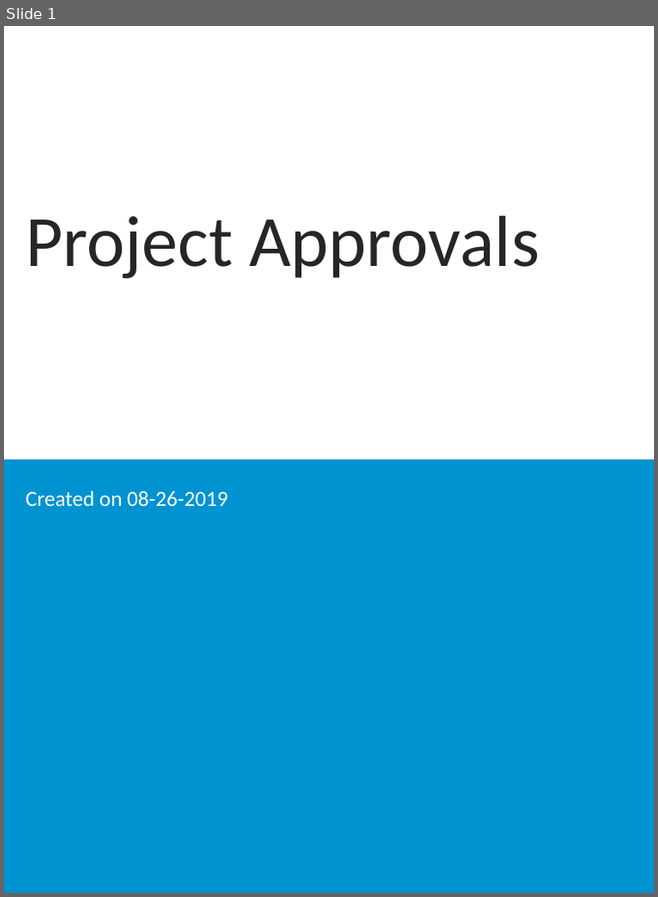
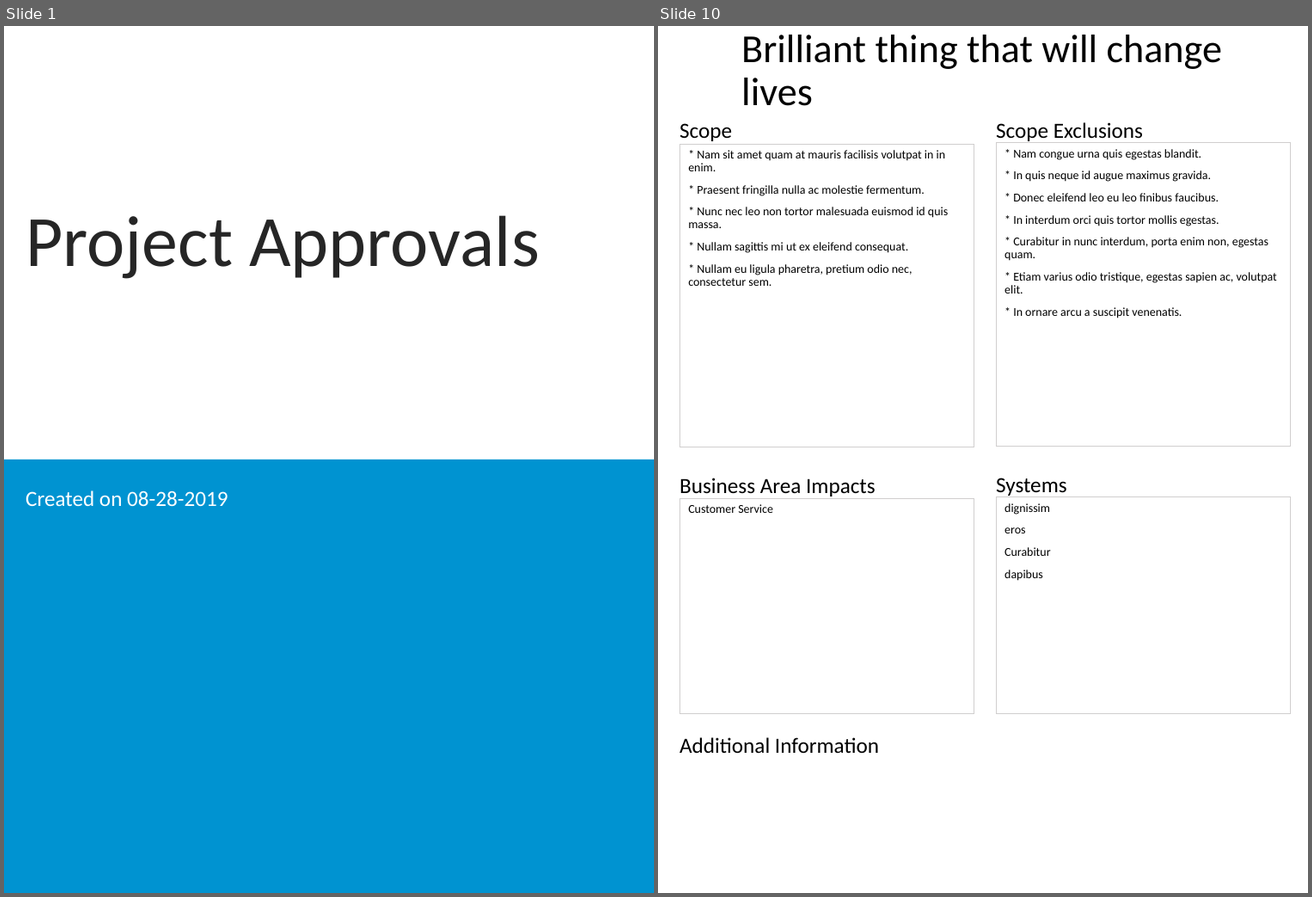
Before and after one commit to spikewood/Project-Report-Generator, a slide deck: ppt_output.pptx. Shown side by side, each under a label of ours: slide 1 before the commit, slides 1 and 10 after it; the slides between them are not shown. The pictures are 658x897 and 1312x897 pixels, drawn with LibreOffice and Linux fonts; fonts in the diff are those of the drawing; background and template pictures are left out. Boxes give left, top, right and bottom in pixels: in the first picture for what was removed or moved away, otherwise in the second. Text is boxed around its words. In the diff, an @@ line names an element or a change of style, - is before the commit and + after.

```diff
--- a/ppt_output.pptx
+++ b/ppt_output.pptx
@@ slide 10 added at bbox=[658, 26, 1308, 893], background #FFFFFF @@
@@ title added at bbox=[741, 35, 1222, 106], 33 pt, text #000000 @@
+Brilliant thing that will change lives
@@ text added at bbox=[680, 123, 732, 141], 18 pt, text #000000 @@
+Scope
@@ text added at bbox=[996, 122, 1143, 144], 18 pt, text #000000 @@
+Scope Exclusions
@@ text added at bbox=[680, 144, 974, 447], outline #D0CECE 0.75 pt, 10 pt, text #000000 @@
+* Nam sit amet quam at mauris facilisis volutpat in in enim.
+* Praesent fringilla nulla ac molestie fermentum.
+* Nunc nec leo non tortor malesuada euismod id quis massa.
+* Nullam sagittis mi ut ex eleifend consequat.
+* Nullam eu ligula pharetra, pretium odio nec, consectetur sem.
@@ text added at bbox=[996, 143, 1291, 447], outline #D0CECE 0.75 pt, 10 pt, text #000000 @@
+* Nam congue urna quis egestas blandit.
+* In quis neque id augue maximus gravida.
+* Donec eleifend leo eu leo finibus faucibus.
+* In interdum orci quis tortor mollis egestas.
+* Curabitur in nunc interdum, porta enim non, egestas quam.
+* Etiam varius odio tristique, egestas sapien ac, volutpat elit.
+* In ornare arcu a suscipit venenatis.
@@ text added at bbox=[680, 478, 876, 496], 18 pt, text #000000 @@
+Business Area Impacts
@@ text added at bbox=[996, 478, 1067, 498], 18 pt, text #000000 @@
+Systems
@@ text added at bbox=[680, 498, 974, 714], outline #D0CECE 0.75 pt, 10 pt, text #000000 @@
+Customer Service
@@ text added at bbox=[996, 497, 1291, 714], outline #D0CECE 0.75 pt, 10 pt, text #000000 @@
+dignissim
+eros
+Curabitur
+dapibus
@@ text added at bbox=[680, 737, 879, 753], 18 pt, text #000000 @@
+Additional Information
@@ slide 1 changed as well @@
@@ subtitle at bbox=[26, 490, 228, 507]: text changed @@
-Created on 08-26-2019
+Created on 08-28-2019
```
Also in this commit, not shown: 27 other slides added, 40 slides removed, 5 other files.
